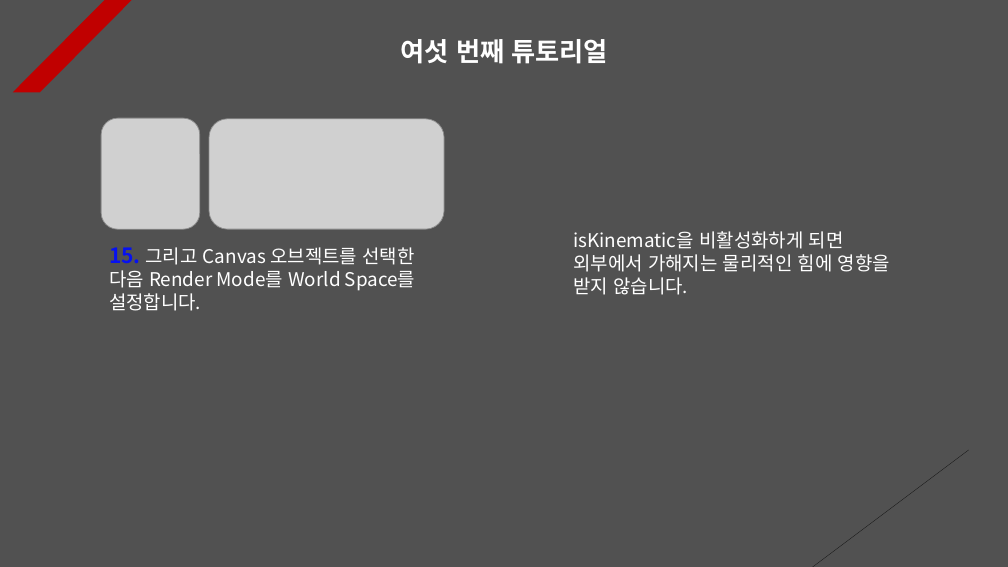
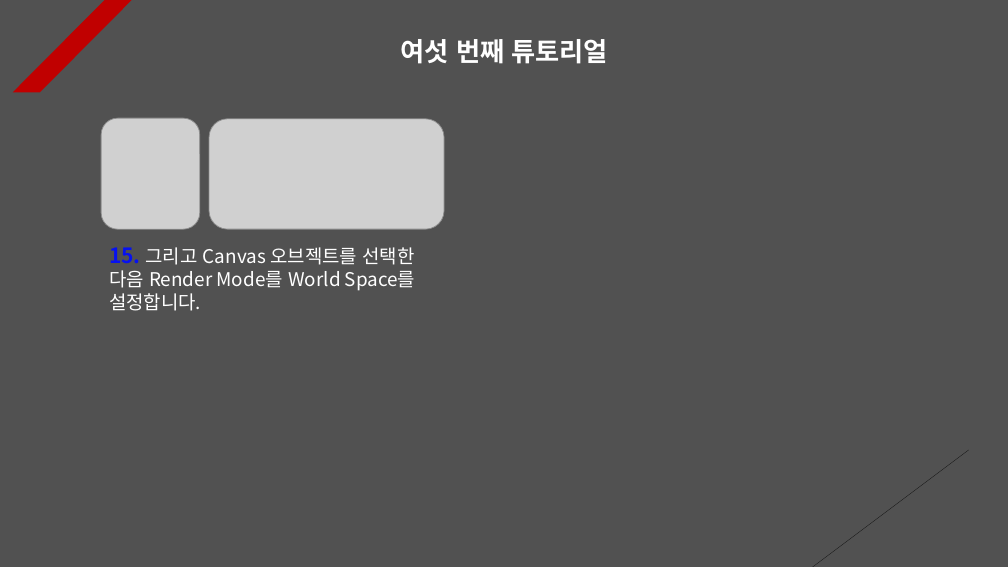
Before and after one commit to Unity2033/3D-UnityEngine, a slide deck: slide 6 of Assets/Class/Mouse Function/PPT Data/Mouse Example.pptx. Drawn at 1008x567 pixels with LibreOffice and Linux fonts; fonts in the diff are those of the drawing; grey boxes stand for pictures. Boxes give left, top, right and bottom in pixels: in the first picture for what was removed or moved away, otherwise in the second. Text is boxed around its words. In the diff, an @@ line names an element or a change of style, - is before the commit and + after.

```diff
--- a/Assets/Class/Mouse Function/PPT Data/Mouse Example.pptx
+++ b/Assets/Class/Mouse Function/PPT Data/Mouse Example.pptx
@@ text removed at bbox=[573, 231, 890, 295] @@
-isKinematic을 비활성화하게 되면 외부에서 가해지는 물리적인 힘에 영향을 받지 않습니다.
```
Also in this commit, not shown: 2 other slides changed, 1 slide added, 1 slide removed, 48 other files.
